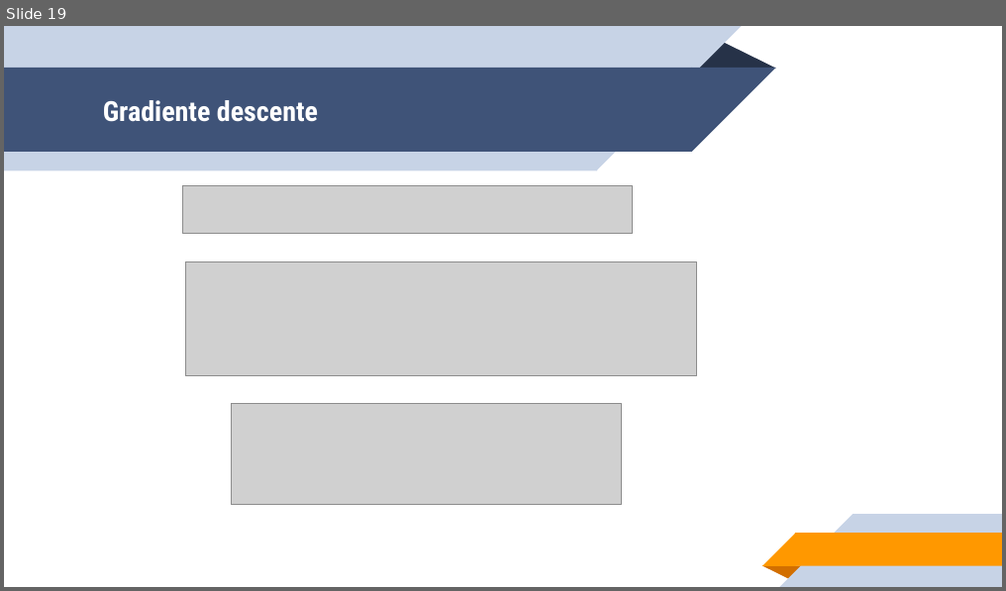
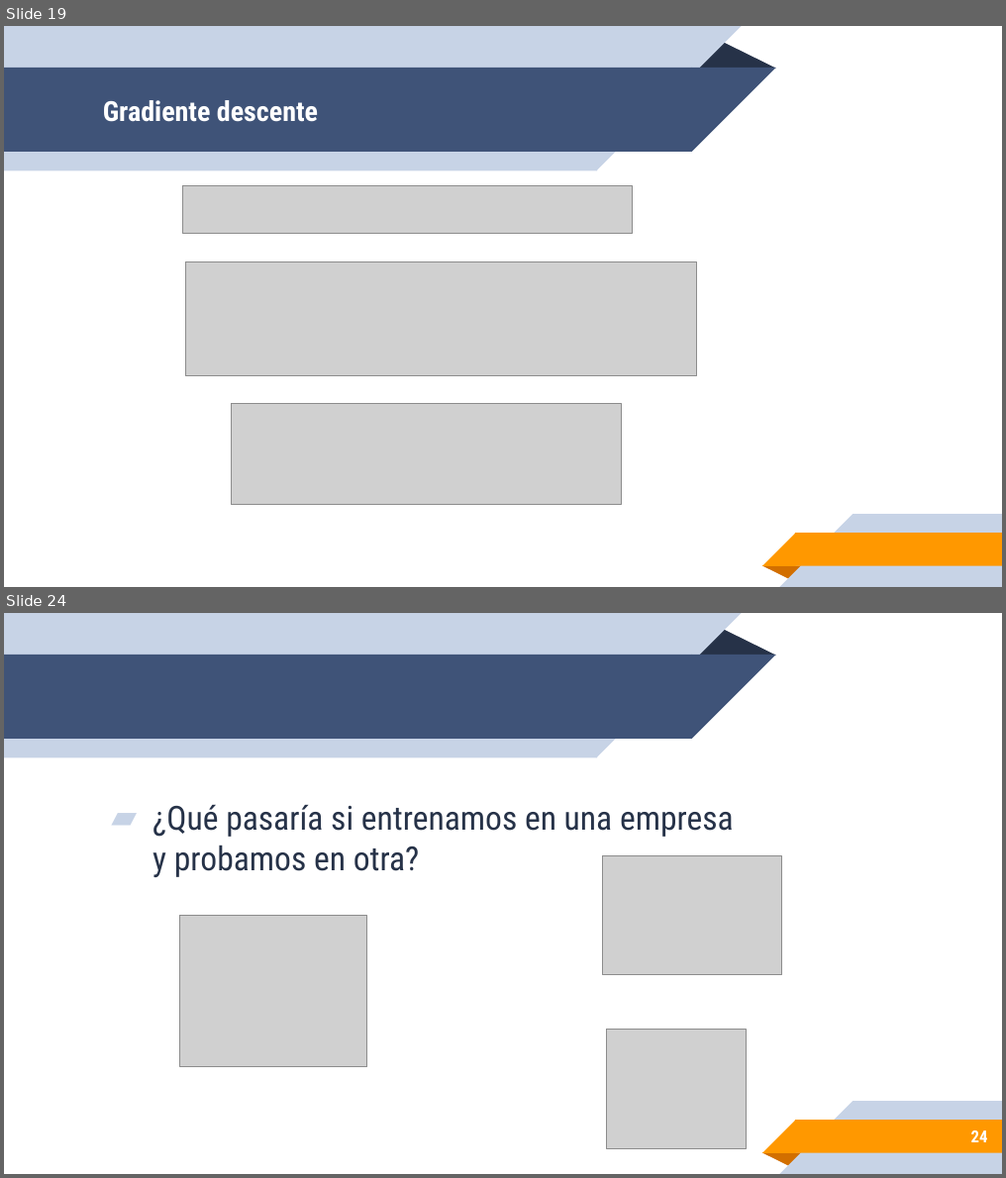
Before and after one commit to leonpalafox/aiclase, a slide deck: Slides/UPAI2019_15.pptx. Shown one above the other, each under a label of ours: slide 19 before the commit, slides 19 and 24 after it; the slides between them are not shown. The pictures are 1006x591 and 1006x1178 pixels, drawn with LibreOffice and Linux fonts; fonts in the diff are those of the drawing; grey boxes stand for pictures; background and template pictures are left out. Boxes give left, top, right and bottom in pixels: in the first picture for what was removed or moved away, otherwise in the second. Text is boxed around its words. In the diff, an @@ line names an element or a change of style, - is before the commit and + after.

```diff
--- a/Slides/UPAI2019_15.pptx
+++ b/Slides/UPAI2019_15.pptx
@@ slide 24 added at <box>4,613,1002,1174</box>, background #FFFFFF; not listed: 10 template elements that a slide beside it also shows @@
@@ text added at <box>152,804,734,877</box>, 24 pt, text #263248 @@
+▰ ¿Qué pasaría si entrenamos en una empresa y probamos en otra?
@@ picture added at <box>603,857,781,975</box> @@
@@ picture added at <box>179,915,367,1067</box> @@
@@ picture added at <box>606,1029,746,1149</box> @@
@@ page number added at <box>971,1131,988,1143</box>, 12 pt, text #FFFFFF, bold @@
+24
```
Also in this commit, not shown: 14 other slides added, 1 slide removed.
